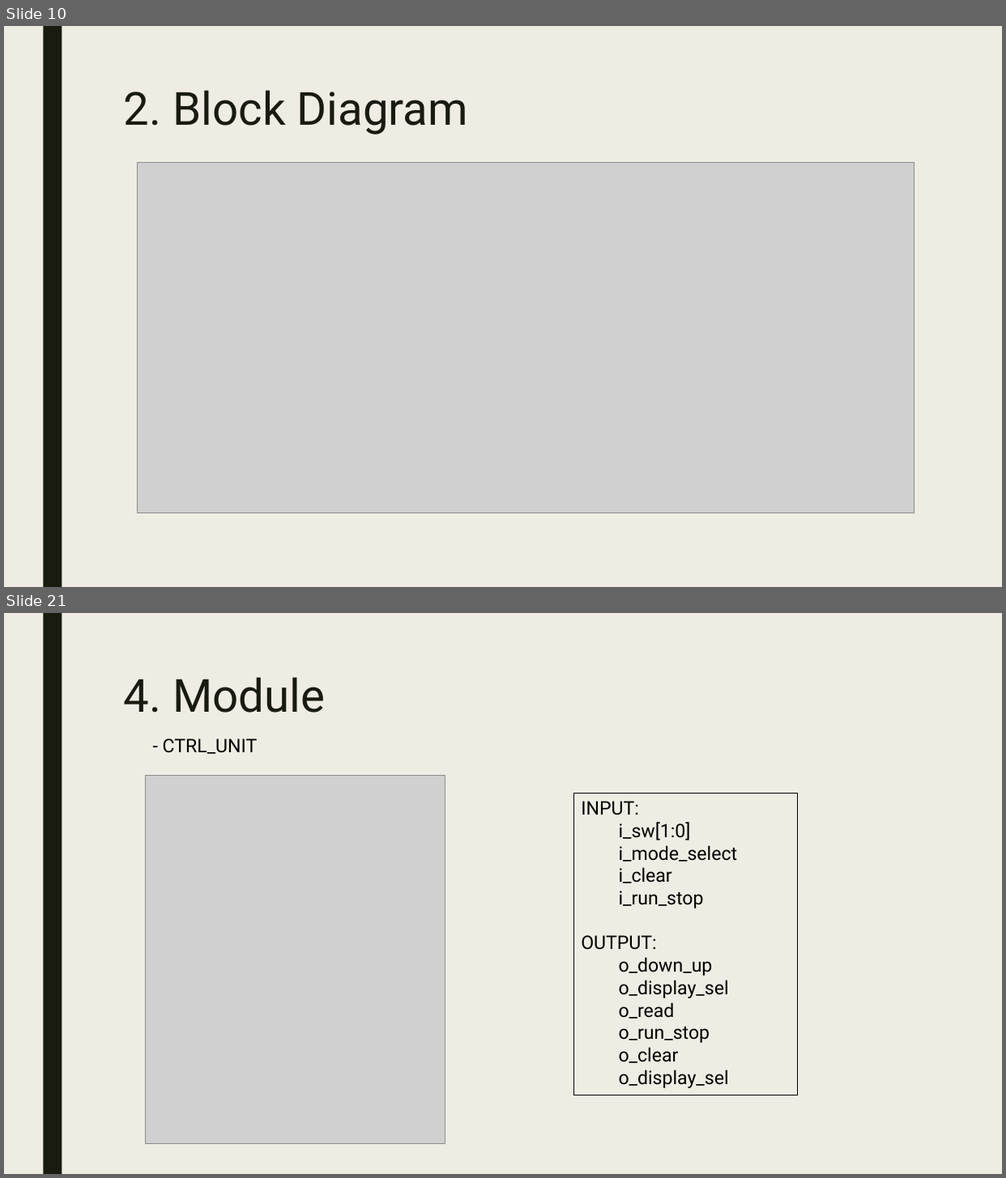
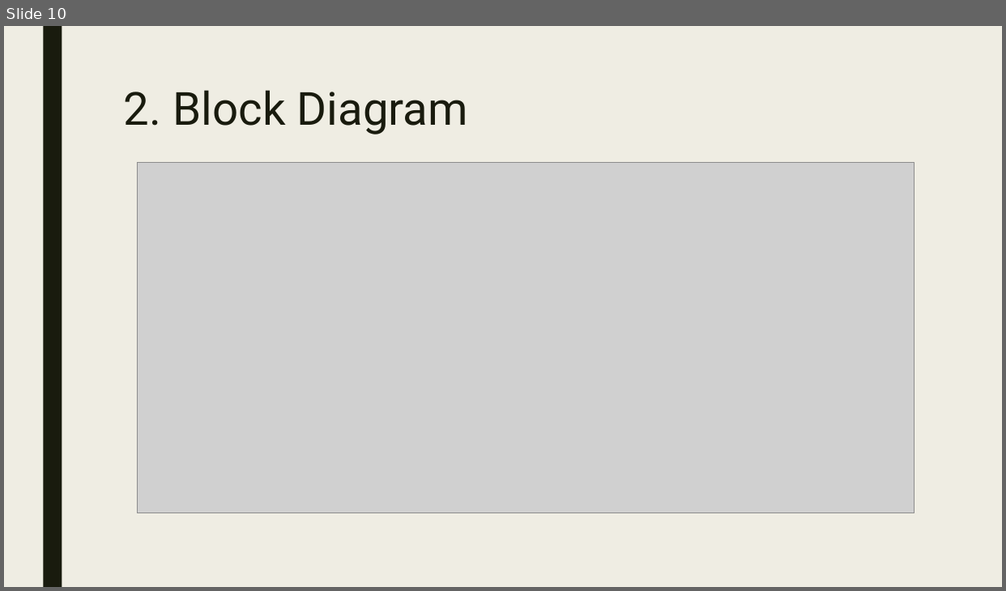
Before and after one commit to JunHyoung0608/Verilog_2026_Project, a slide deck: L01_uart_stopwatch_watch/이준형_stopwatch_watch_rev1.pptx. Shown one above the other, each under a label of ours: slides 10 and 21 before the commit, slide 10 after it; the slides between them are not shown. The pictures are 1006x1178 and 1006x591 pixels, drawn with LibreOffice and Linux fonts; fonts in the diff are those of the drawing; grey boxes stand for pictures. Boxes give left, top, right and bottom in pixels: in the first picture for what was removed or moved away, otherwise in the second. Text is boxed around its words. In the diff, an @@ line names an element or a change of style, - is before the commit and + after.

```diff
--- a/L01_uart_stopwatch_watch/이준형_stopwatch_watch_rev1.pptx
+++ b/L01_uart_stopwatch_watch/이준형_stopwatch_watch_rev1.pptx
@@ slide 21 removed at bbox=[4, 613, 1002, 1174], background #EFEDE3; not listed: 1 template element that a slide beside it also shows @@
@@ title removed at bbox=[124, 677, 325, 713] @@
-4. Module
@@ text removed at bbox=[163, 739, 258, 754] @@
-- CTRL_UNIT
@@ picture removed at bbox=[146, 776, 445, 1144] @@
@@ rectangle removed at bbox=[573, 793, 798, 1095] @@
-INPUT:
-  i_sw[1:0]
-  i_mode_select
-  i_clear
-  i_run_stop
-OUTPUT:
-  o_down_up
-  o_display_sel
-  o_read
-  o_run_stop
-  o_clear
-  o_display_sel
```
Also in this commit, not shown: 1 slide changed, 12 slides added, 36 other slides removed, 4 other files.
